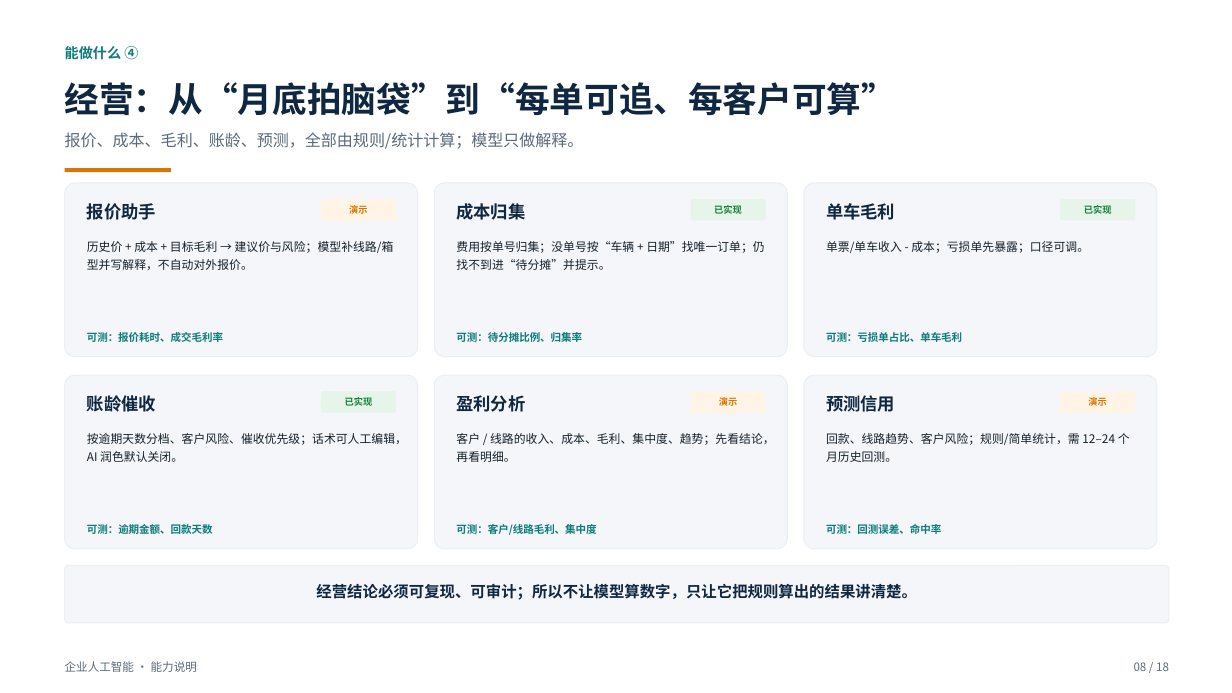
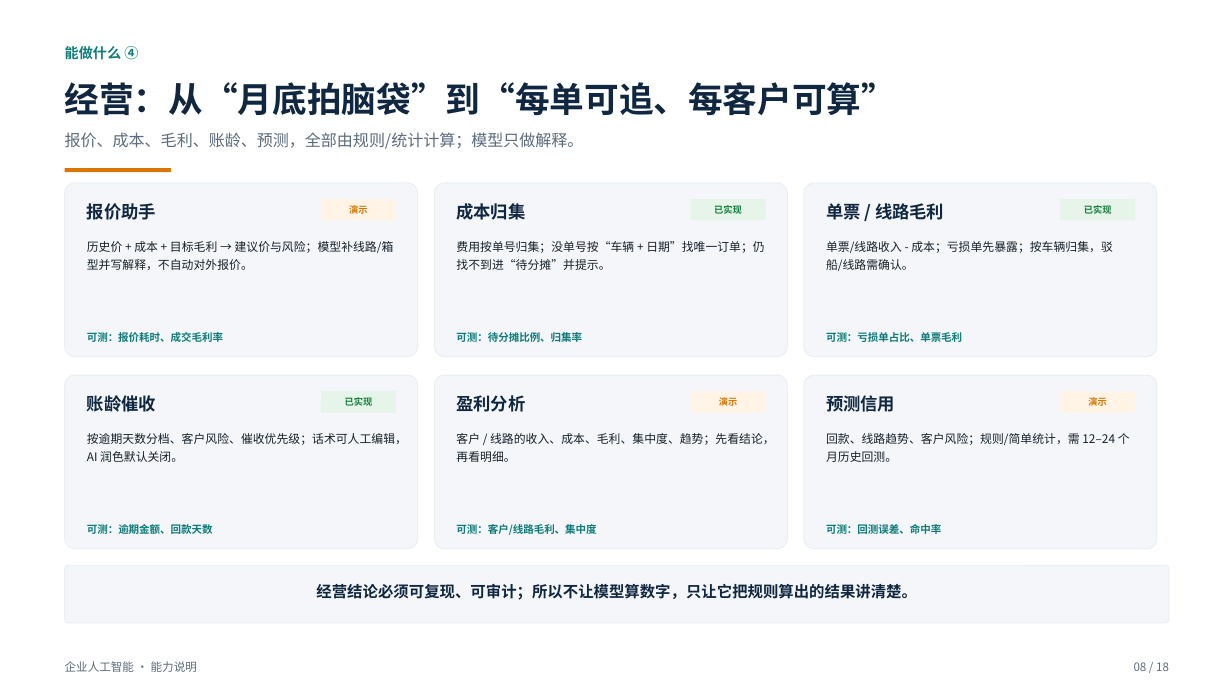
Before and after one commit to roma007/Enterprise-AI, a slide deck: slide 8 of 会客包/reports/客户老板版_系统能力介绍_2026-11-08.pptx. Drawn at 1232x693 pixels with LibreOffice and Linux fonts; fonts in the diff are those of the drawing. Boxes give left, top, right and bottom in pixels: in the first picture for what was removed or moved away, otherwise in the second. Text is boxed around its words. In the diff, an @@ line names an element or a change of style, - is before the commit and + after.

```diff
--- a/会客包/reports/客户老板版_系统能力介绍_2026-11-08.pptx
+++ b/会客包/reports/客户老板版_系统能力介绍_2026-11-08.pptx
@@ text at <box>826,203,944,220</box>: text changed @@
-单车毛利
+单票 / 线路毛利
@@ text at <box>826,241,1113,271</box>: text changed @@
-单票/单车收入 - 成本；亏损单先暴露；口径可调。
+单票/线路收入 - 成本；亏损单先暴露；按车辆归集，驳船/线路需确认。
@@ text at <box>826,332,962,342</box>: text changed @@
-可测：亏损单占比、单车毛利
+可测：亏损单占比、单票毛利
```
Also in this commit, not shown: 9 other slides changed, 6 other files.
